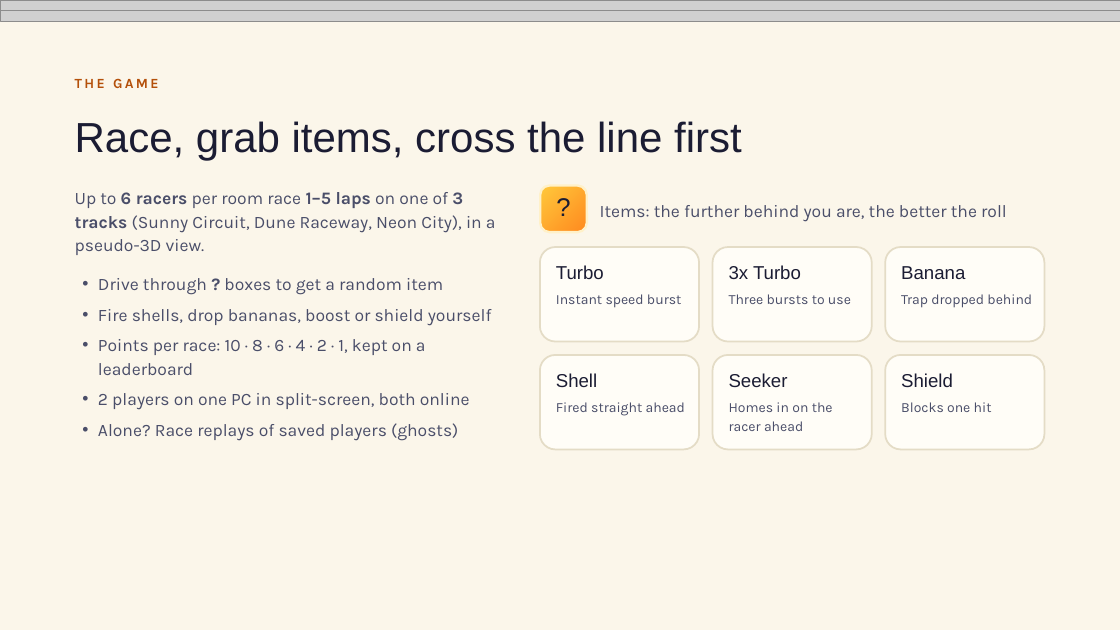
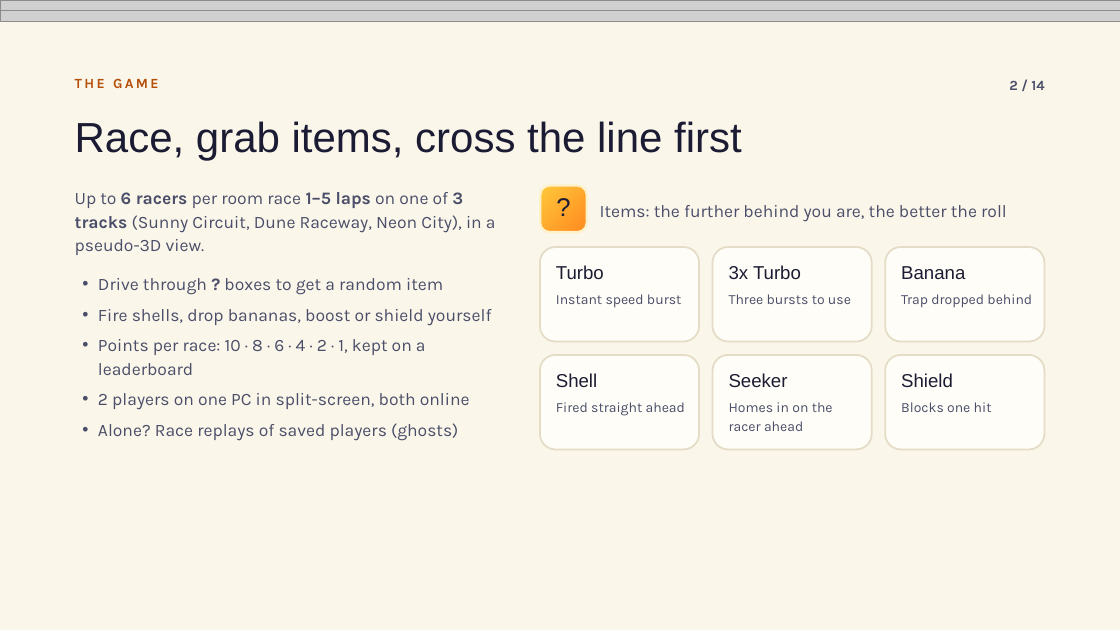
Before and after one commit to BachaBey/Racing-Karts, a slide deck: slide 2 of docs/Turbo Kart Arena – Project 2 (animated).pptx. Drawn at 1120x630 pixels with LibreOffice and Linux fonts; fonts in the diff are those of the drawing; grey boxes stand for pictures. Boxes give left, top, right and bottom in pixels: in the first picture for what was removed or moved away, otherwise in the second. Text is boxed around its words. In the diff, an @@ line names an element or a change of style, - is before the commit and + after.

```diff
--- a/docs/Turbo Kart Arena – Project 2 (animated).pptx
+++ b/docs/Turbo Kart Arena – Project 2 (animated).pptx
@@ page number added at (x1=1009, y1=81, x2=1044, y2=90), 12 pt, text #4A4E69, bold @@
+2 / 14
```
Also in this commit, not shown: 12 other slides changed.
